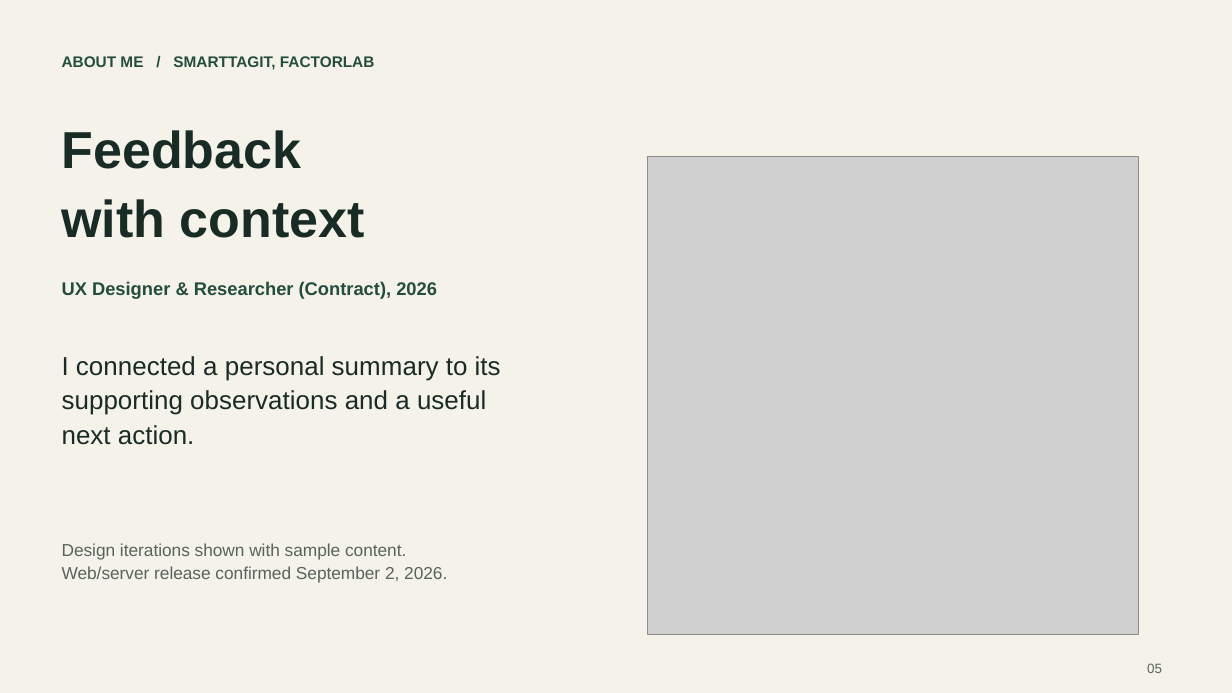
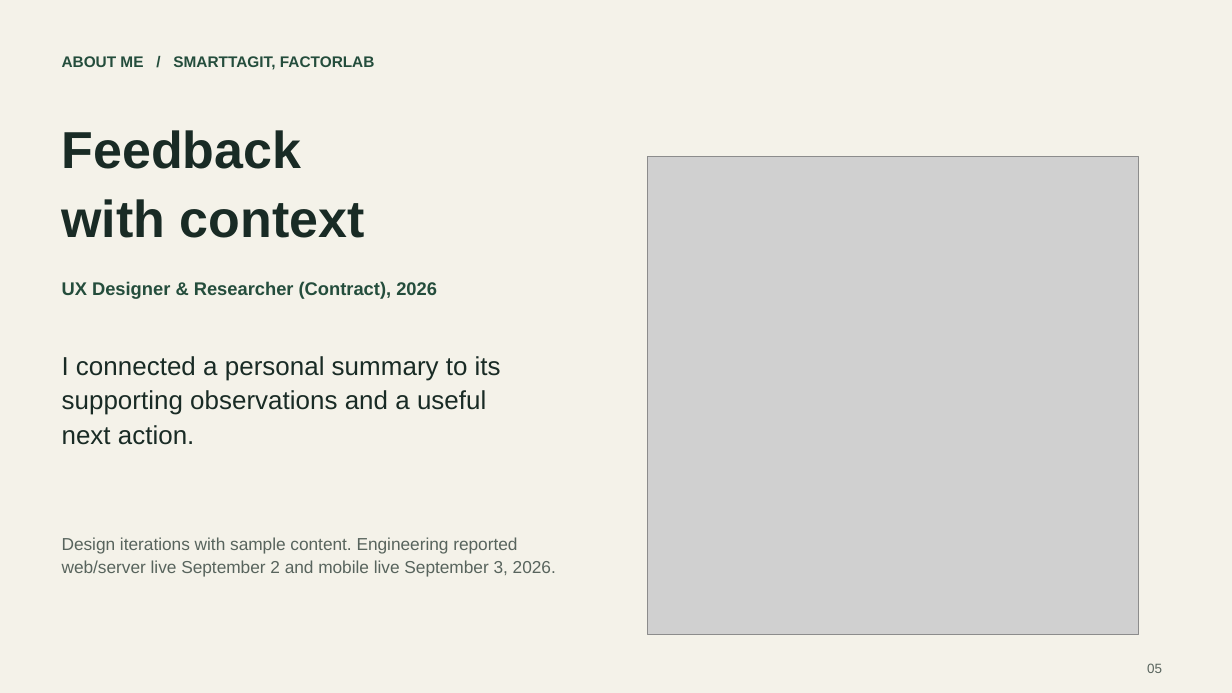
Before and after one commit to JonathanKHobson/portfolio, a slide deck: slide 5 of downloads/design/kyle-hobson-design-deck.pptx. Drawn at 1232x693 pixels with LibreOffice and Linux fonts; fonts in the diff are those of the drawing; grey boxes stand for pictures. Boxes give left, top, right and bottom in pixels: in the first picture for what was removed or moved away, otherwise in the second. Text is boxed around its words. In the diff, an @@ line names an element or a change of style, - is before the commit and + after.

Commit message:
Expand FactorLab design cases and presentation

```diff
--- a/downloads/design/kyle-hobson-design-deck.pptx
+++ b/downloads/design/kyle-hobson-design-deck.pptx
@@ text at bbox=[62, 537, 556, 577]: text changed @@
-Design iterations shown with sample content.
-Web/server release confirmed September 2, 2026.
+Design iterations with sample content. Engineering reported web/server live September 2 and mobile live September 3, 2026.
```
Also in this commit, not shown: 5 other slides changed, 4 slides added, 35 other files.
